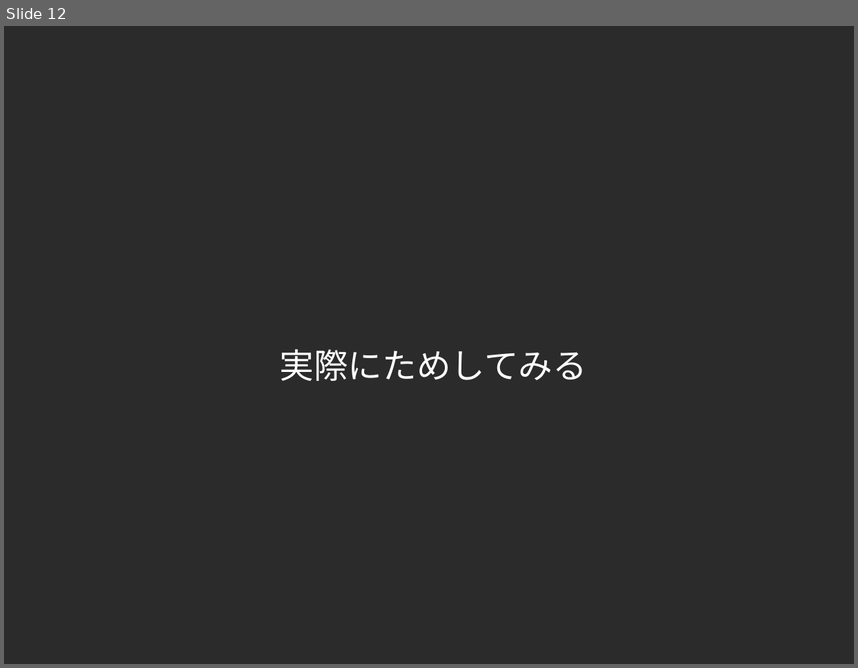
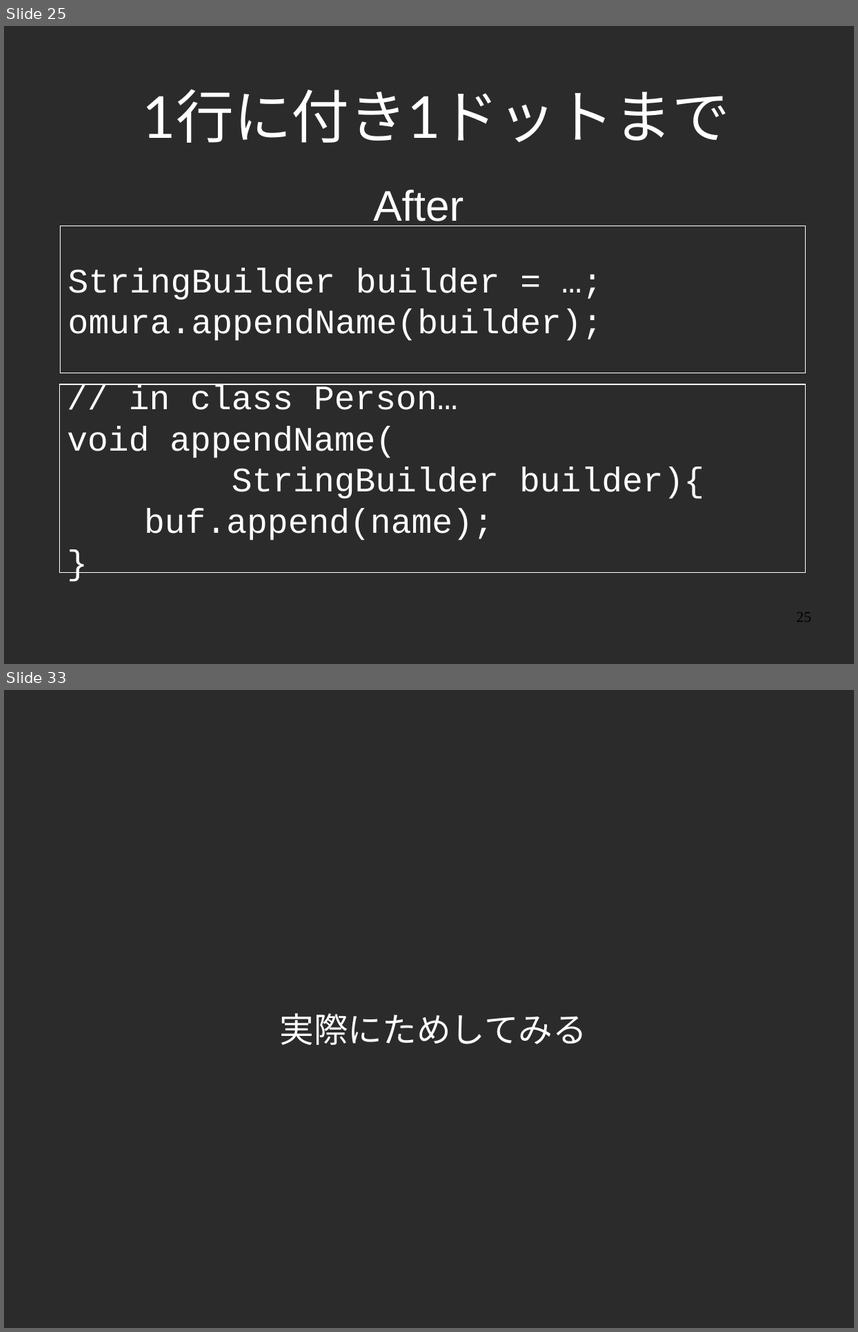
Before and after one commit to yojik/yojik-lib, a slide deck: 2009devsumi/oo_exercise/doc/devsum.odp. Shown one above the other, each under a label of ours: slide 12 before the commit, slides 25 and 33 after it; the slides between them are not shown. The pictures are 858x668 and 858x1332 pixels, drawn with LibreOffice and Linux fonts; fonts in the diff are those of the drawing; background and template pictures are left out; a plain dark background stands for a picture behind light text. Boxes give left, top, right and bottom in pixels: in the first picture for what was removed or moved away, otherwise in the second. Text is boxed around its words. In the diff, an @@ line names an element or a change of style, - is before the commit and + after.

Commit message:
一旦コミット

```diff
--- a/2009devsumi/oo_exercise/doc/devsum.odp
+++ b/2009devsumi/oo_exercise/doc/devsum.odp
@@ slide 25 added at (4,26,854,664), background picture (left out) @@
@@ title added at (143,89,731,143), 54 pt, text #FFFFFF @@
+1行に付き1ドットまで
@@ text added at (373,190,464,226), 40 pt, text #FFFFFF @@
+After
@@ rectangle added at (61,226,806,373), outline #FFFFFF 0.74 pt, 32 pt, text #FFFFFF @@
+StringBuilder builder = …;
+omura.appendName(builder);
@@ rectangle added at (59,384,806,572), outline #FFFFFF 0.74 pt, 32 pt, text #FFFFFF @@
+// in class Person…
+void appendName(
+StringBuilder builder){
+buf.append(name);
+}
@@ page number added at (796,612,811,621), 14 pt, text #000000 @@
+25
@@ what was slide 12 is now slide 33 @@
```
Also in this commit, not shown: 7 slides changed, 20 other slides added.
